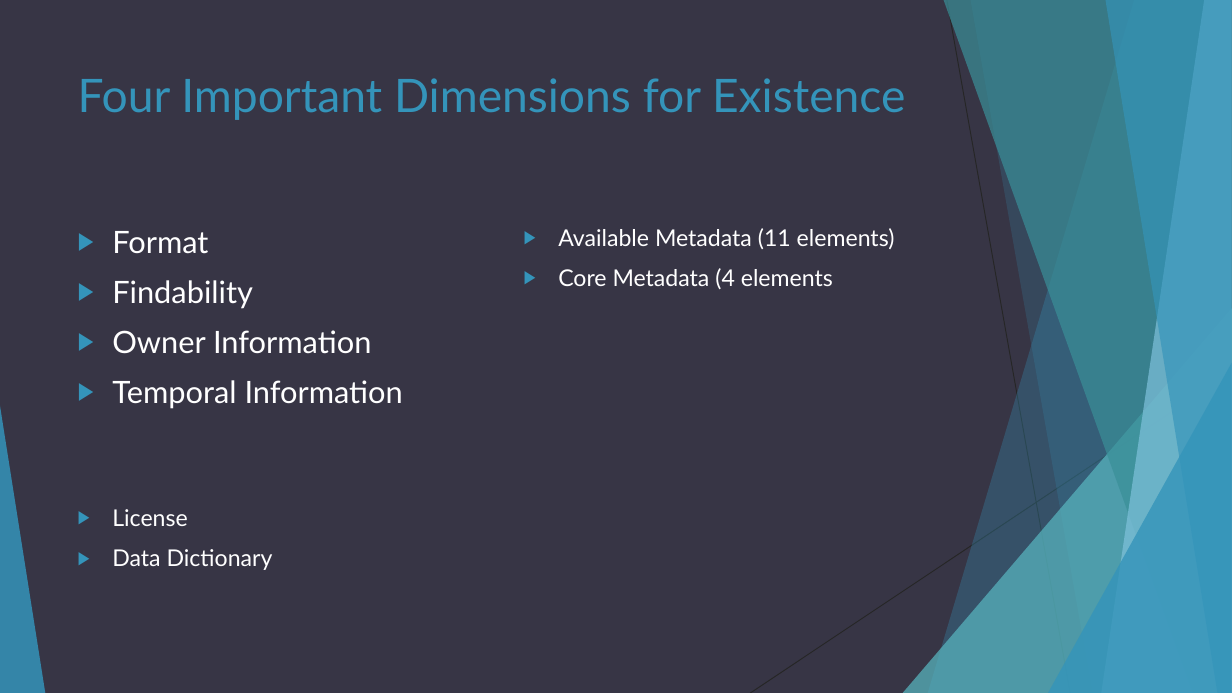
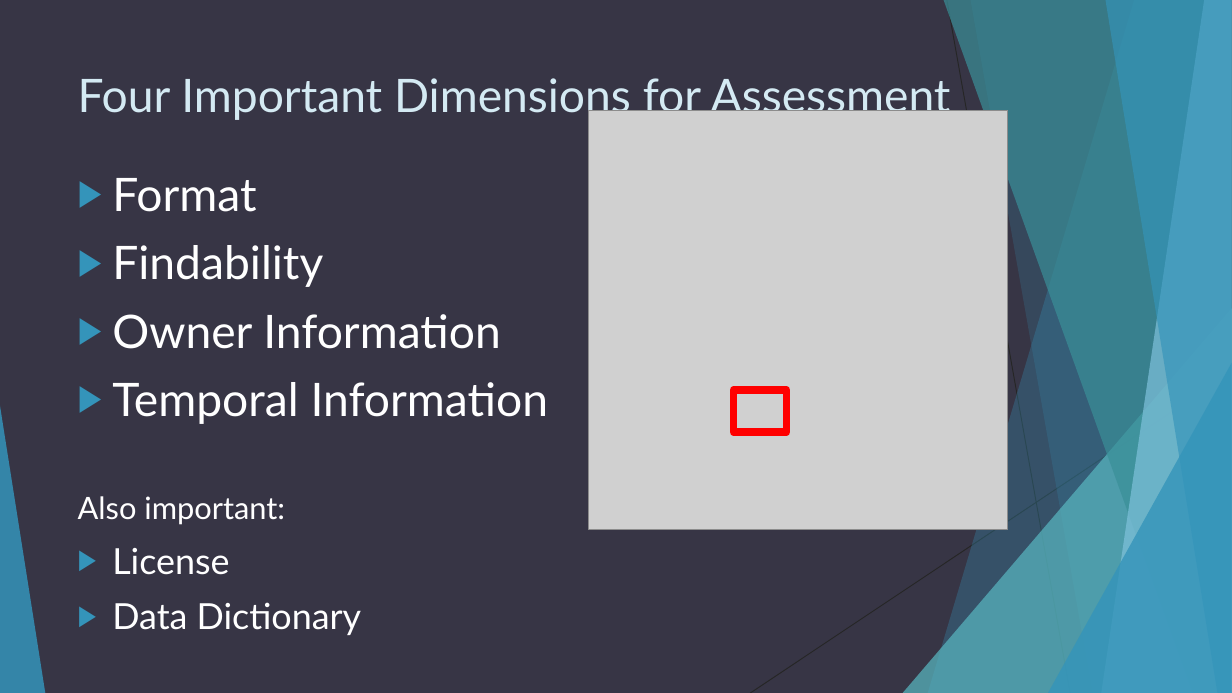
Before and after one commit to OpenDataLiteracy/WSL-AMF, a slide deck: slide 14 of report/Washington State Open Data Portal.pptx (slide 9 before the commit). Drawn at 1232x693 pixels with LibreOffice and Linux fonts; fonts in the diff are those of the drawing; grey boxes stand for pictures. Boxes give left, top, right and bottom in pixels: in the first picture for what was removed or moved away, otherwise in the second. Text is boxed around its words. In the diff, an @@ line names an element or a change of style, - is before the commit and + after.

```diff
--- a/report/Washington State Open Data Portal.pptx
+++ b/report/Washington State Open Data Portal.pptx
@@ title at [78,78,951,121]: text changed; text colour #3494BA to #D4EAF3 @@
-Four Important Dimensions for Existence
+Four Important Dimensions for Assessment
@@ picture added at [589,110,1008,530] @@
@@ text "Format": place and size @@
-text "Format" at [112,231,403,570]
+text "Format" at [78,178,549,635]
@@ text at [112,178,549,635]: size 24 to 36 pt in "Format", "Findability", "Owner Information", "Temporal Information"; size 18 to 28 pt in "License", "Data Dictionary" @@
@@ text removed at [558,228,895,289] @@
-▶ Available Metadata (11 elements)
-▶ Core Metadata (4 elements
@@ rectangle added at [734,390,787,433], outline #FF0000 6 pt @@
@@ text at [78,496,285,525]: paragraph added @@
+Also important:
```
Also in this commit, not shown: 8 other slides changed, 18 slides added, 12 slides removed, 1 other file.
